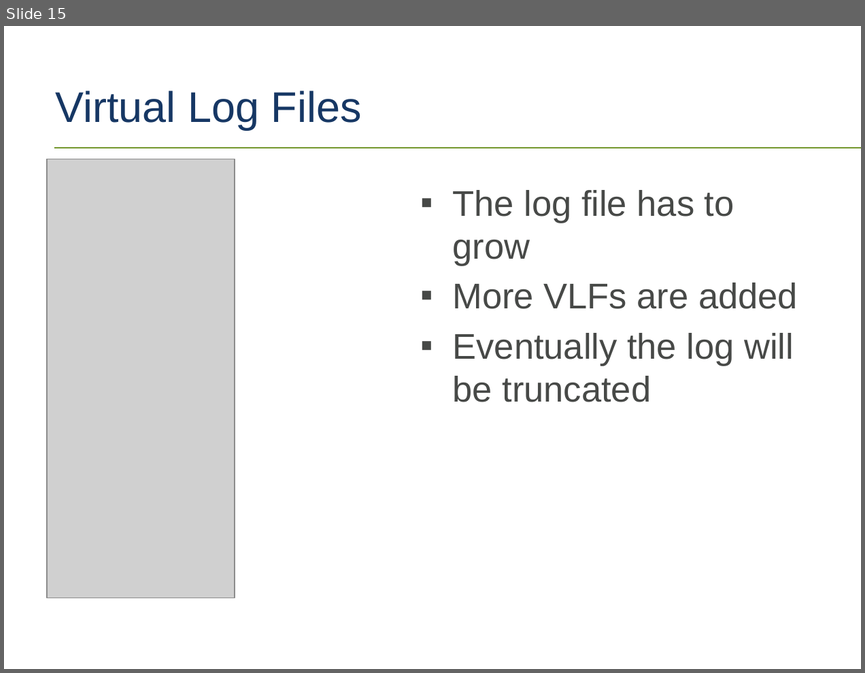
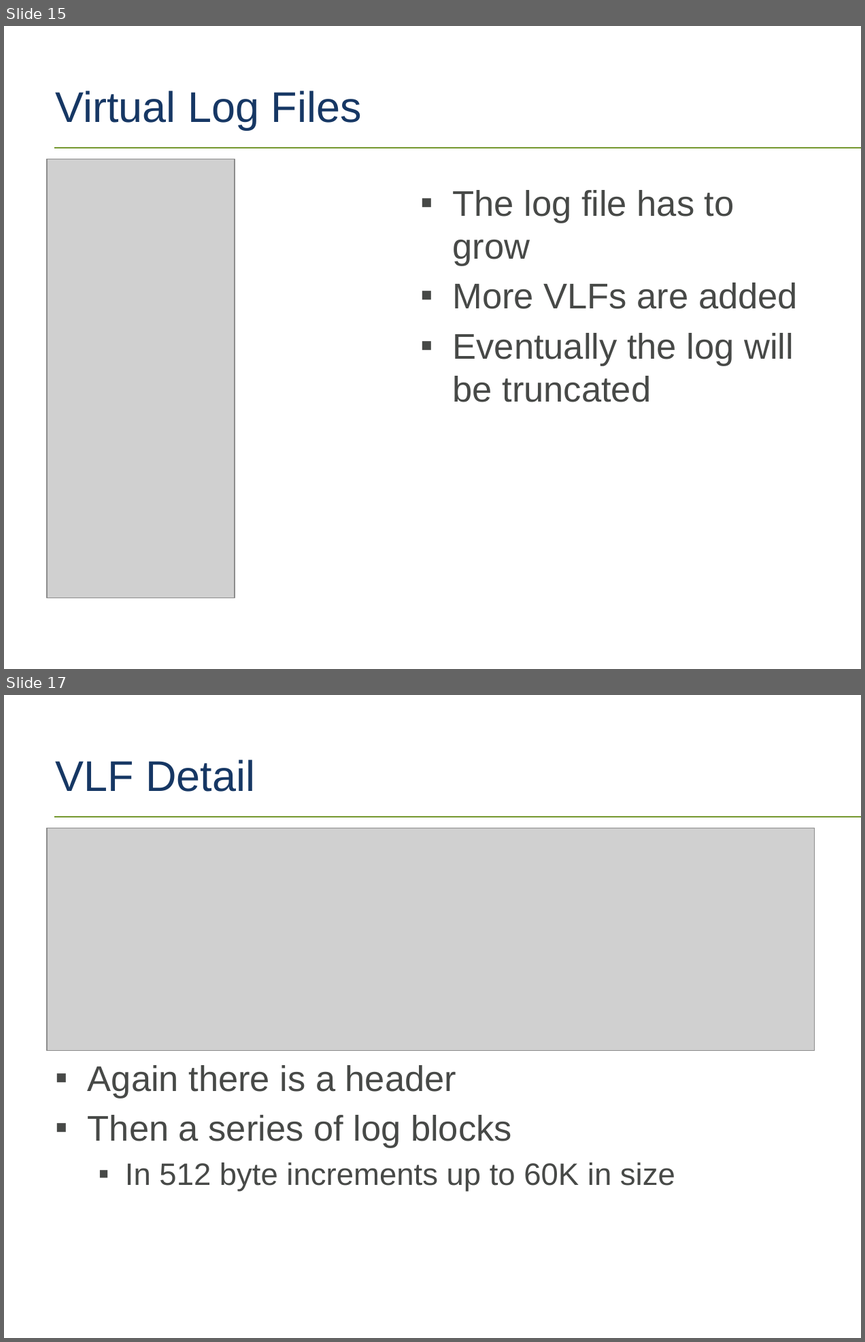
Before and after one commit to tf3604/LogFilePresentation, a slide deck: TransactionLog.pptx. Shown one above the other, each under a label of ours: slide 15 before the commit, slides 15 and 17 after it; the slides between them are not shown. The pictures are 865x673 and 865x1342 pixels, drawn with LibreOffice and Linux fonts; fonts in the diff are those of the drawing; grey boxes stand for pictures; background and template pictures are left out. Boxes give left, top, right and bottom in pixels: in the first picture for what was removed or moved away, otherwise in the second. Text is boxed around its words. In the diff, an @@ line names an element or a change of style, - is before the commit and + after.

```diff
--- a/TransactionLog.pptx
+++ b/TransactionLog.pptx
@@ slide 17 added at [4,695,861,1338], background #FFFFFF; not listed: 1 template element that a slide beside it also shows @@
@@ title added at [56,760,255,792], 36 pt, text #163764 @@
+VLF Detail
@@ picture added at [47,828,815,1051] @@
@@ text added at [88,1065,675,1191], 30 pt, text #474947 @@
+▪ Again there is a header
+▪ Then a series of log blocks
+  ▪ In 512 byte increments up to 60K in size
```
Also in this commit, not shown: 4 slides changed, 2 other slides added, 1 other file.
